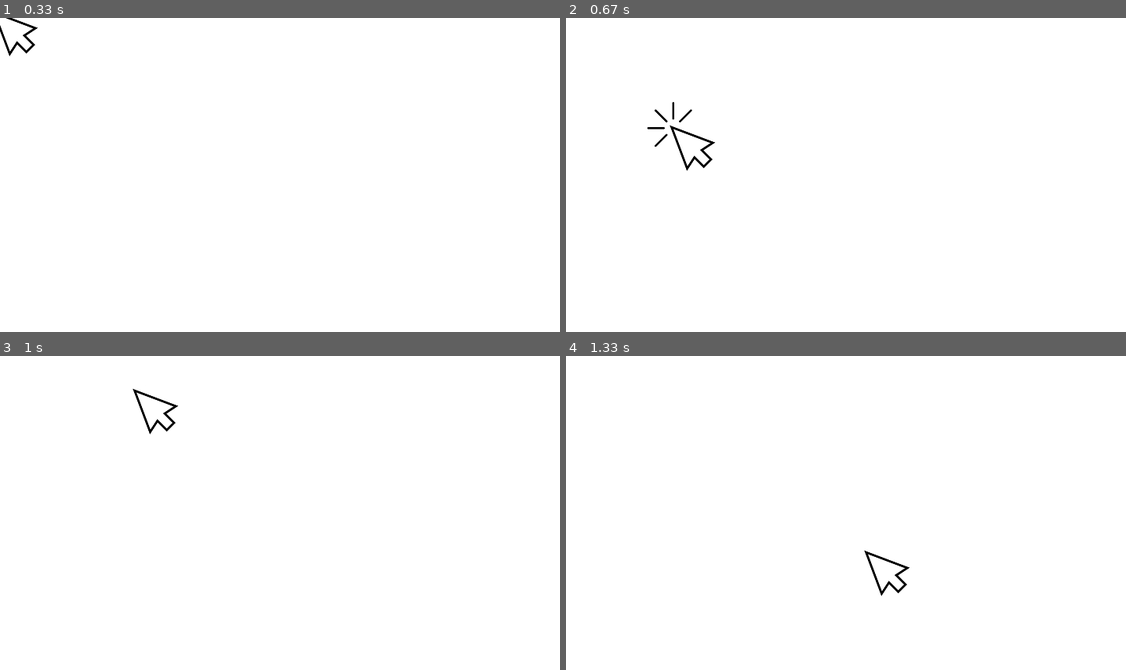
Above: before the commit, frames 1-4 (two rows, left to right).
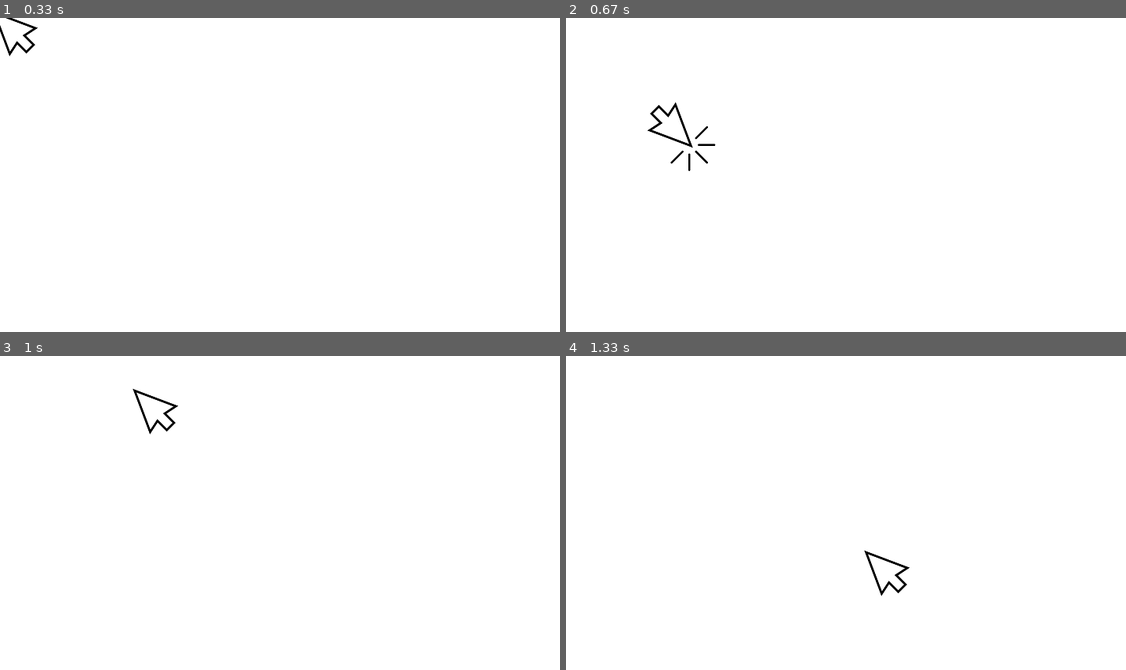
Above: after the commit, the same moments.

Repository: BlueMarth/Pygame_G4G
Game: pygame game, started from 3_Event_Handling/3.4_MovingWithMouse.py
The game is run twice, just before and just after one commit, with the same random seed, the same clock (stepped at 60 frames per second) and the same inputs.
Inputs (mouse positions are in pixels of both pictures, inside the frame that each line leads up to):
- Up to frame 1 (0.33 s): no input
- Up to frame 2 (0.67 s): right-click (683, 137) at 0.38 s
- Up to frame 3 (1 s): press the mouse at (117, 475) at 0.7 s; move the mouse to (128, 437) at 0.8 s; release the mouse at (145, 399) at 0.93 s
- Up to frame 4 (1.33 s): press the mouse at (683, 475) at 1.03 s; move the mouse to (778, 519) at 1.13 s; release the mouse at (874, 563) at 1.27 s

Frame 1 is identical in both runs. In frame 2, 0.6% of the frame differs, in the area x 14-27%, y 26-49%; in frame 3, nothing differs; in frame 4, nothing differs.

Commit message:
a lotta updates

Diff:
--- a/3_Event_Handling/3.4_MovingWithMouse.py
+++ b/3_Event_Handling/3.4_MovingWithMouse.py
@@ -34,10 +34,13 @@
         if event.button == 3: # middle button
             right_clicking = True
             img = pygame.image.load("visual/mouse_click.png")
+            # flip the cursor about both axis
+            img = pygame.transform.flip(img, True, True)
             pygame.display.update()
         if event.button == 2:
             middle_click = middle_click
-            img = pygame.transform.scale(img, (50, 50))
+            # scale the image smaller
+            img = pygame.transform.scale(img, (60, 60))
             pygame.display.update()
 
     if event.type == MOUSEBUTTONUP:
--- /dev/null
+++ b/5_Working_with_Images/5.1_Drag_Shape.py
@@ -0,0 +1,37 @@
+import pygame
+from pygame.locals import *
+import math
+pygame.init()
+clock = pygame.time.Clock()
+
+w, h = 640, 360
+screen = pygame.display.set_mode((w,h))
+
+img = pygame.image.load("visual/droplet.png").convert()
+
+rect = img.get_rect()
+rect.center = w//2, h//2
+
+moving = False
+
+fps = 30
+while True:
+
+    for event in pygame.event.get():
+
+        if event.type == pygame.QUIT:
+            exit()
+
+        elif event.type == MOUSEBUTTONDOWN:
+            if rect.collidepoint(event.pos):
+                moving = True
+        elif event.type == MOUSEBUTTONUP:
+            moving = False
+        elif event.type == MOUSEMOTION and moving:
+            rect.move_ip(event.rel)
+
+    screen.fill("gray2")
+    screen.blit(img, rect)
+
+    pygame.display.update()
+    clock.tick(fps)
--- /dev/null
+++ b/6_Advanced/6.1_buttons.py
@@ -0,0 +1,43 @@
+import pygame
+import sys
+pygame.init()
+size = w,h = 640, 360
+screen = pygame.display.set_mode((w,h))
+
+buttonFrames = []
+
+def makeFrame(cx,cy,side):
+    x1 = cx-side//2
+    y1 = cy-side//2
+    x2 = cx+side//2
+    y2 = cy+side//2
+    pygame.Rect((x1,y1,x2,y2))
+
+home_btn = makeFrame(80, 180, 100)
+play_btn = makeFrame(240, 180, 100)
+exit_btn = makeFrame(480, 180, 100)
+options_btn = makeFrame(560, 180, 100)
+
+buttonFrames = [(0, 0, 0, 0),
+                (0, 0, 0, 0),
+                (0, 0, 0, 0),
+                (0, 0, 0, 0)
+                ]
+for frame in buttonFrames:
+    buttonFrames[frame] =
+
+""" while True:
+
+    for event in pygame.event.get():
+        if event == pygame.QUIT:
+            exit()
+
+        if event.type == pygame.MOUSEBUTTONDOWN:
+            if  """
+
+
+
+    # pygame.draw.rect(screen, "red", home_btn)
+    # pygame.draw.rect(screen, "blue", play_btn)
+    # pygame.draw.rect(screen, "yellow", exit_btn)
+    # pygame.draw.rect(screen, "green", options_btn)
--- /dev/null
+++ b/6_Advanced/tester.py
@@ -0,0 +1,43 @@
+import pygame
+pygame.init()
+
+screen = pygame.display.set_mode((600,300))
+
+def getFrame(cx,cy,side):
+    x1 = cx-side//2
+    y1 = cy-side//2
+    x2 = cx+side//2
+    y2 = cy+side//2
+    pygame.Rect((x1,y1,x2,y2))
+
+btnPositions = [(100, 150, 125),
+               (300, 150, 150),
+               (500, 150, 125)]
+
+frameCoords = [(0,0,0,0),
+               (0,0,0,0),
+               (0,0,0,0)]
+
+btnTags = ["Options","Play","Exit"]
+
+j = 0
+for i in btnPositions:
+    cx = btnPositions[j][0]
+    cy = btnPositions[j][1]
+    side = btnPositions[j][2]
+    frameCoords[j] = getFrame(cx,cy,side)
+    j += 1
+
+print(frameCoords[0])
+print(frameCoords[1])
+print(frameCoords[2])
+
+while True:
+    screen.fill(("gray5"))
+    for event in pygame.event.get():
+        if event.type == pygame.QUIT:
+            exit()
+
+
+
+    pygame.display.update()
Binary file added: visual/droplet.png
